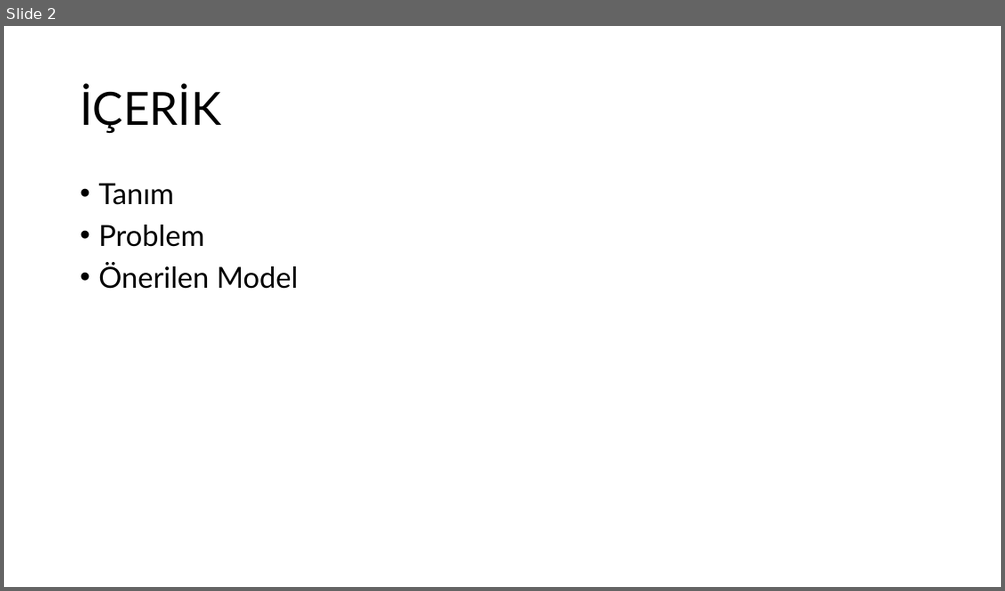
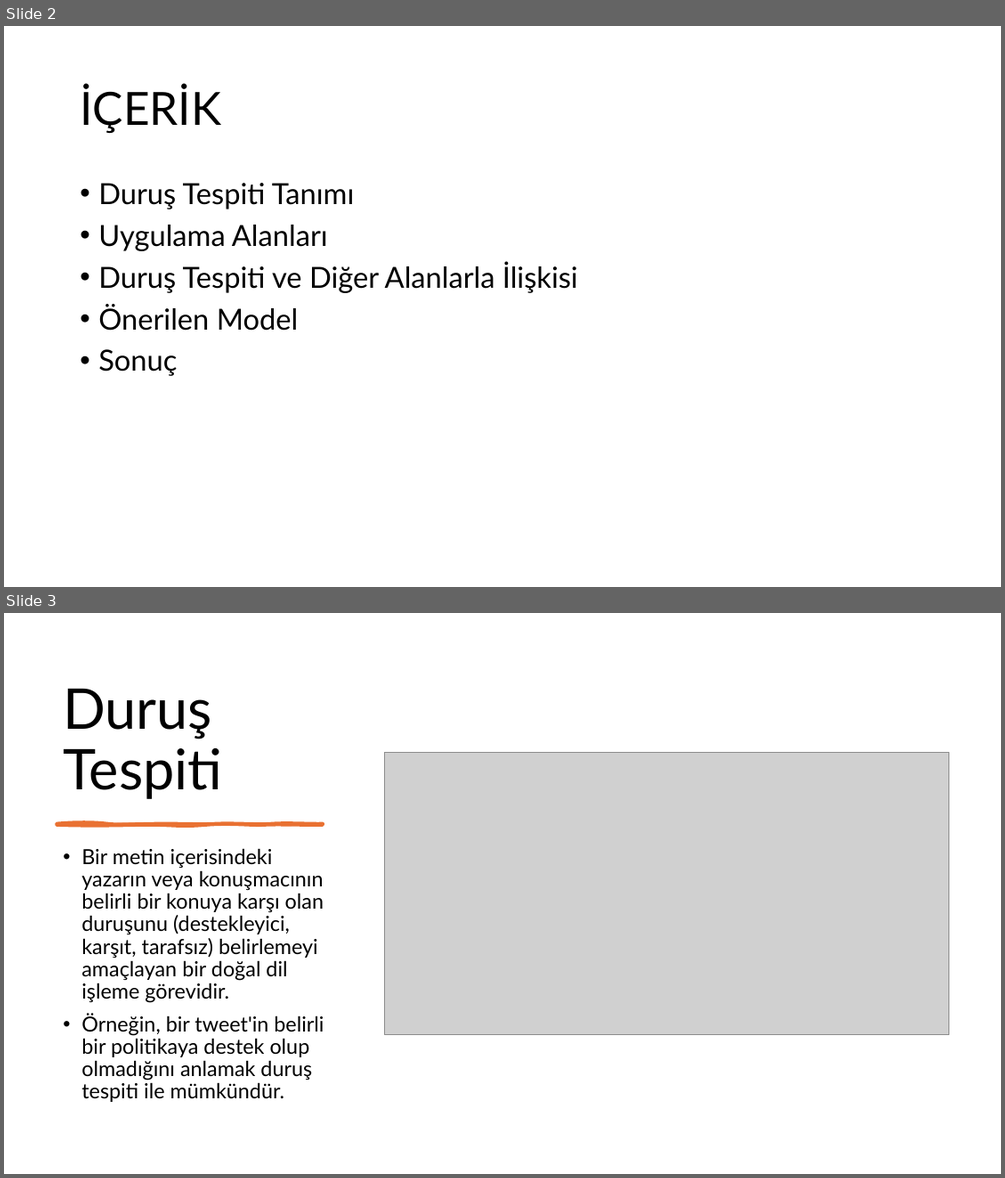
Before and after one commit to okanakvec/stance, a slide deck: ibrahim okan akvec seminer sunum.pptx. Shown one above the other, each under a label of ours: slide 2 before the commit, slides 2 and 3 after it. The pictures are 1005x591 and 1005x1178 pixels, drawn with LibreOffice and Linux fonts; fonts in the diff are those of the drawing; grey boxes stand for pictures. Boxes give left, top, right and bottom in pixels: in the first picture for what was removed or moved away, otherwise in the second. Text is boxed around its words. In the diff, an @@ line names an element or a change of style, - is before the commit and + after.

```diff
--- a/ibrahim okan akvec seminer sunum.pptx
+++ b/ibrahim okan akvec seminer sunum.pptx
@@ slide 3 added at <box>4,613,1001,1174</box>, background #FFFFFF @@
@@ title added at <box>63,689,222,799</box>, 54 pt, text #000000 @@
+Duruş Tespiti
@@ picture added at <box>385,752,949,1034</box> @@
@@ freeform shape added at <box>57,823,323,825</box>, fill #E97132, outline #E97132 3 pt @@
@@ text added at <box>81,848,324,1102</box>, 20 pt, text #000000 @@
+• Bir metin içerisindeki yazarın veya konuşmacının belirli bir konuya karşı olan duruşunu (destekleyici, karşıt, tarafsız) belirlemeyi amaçlayan bir doğal dil işleme görevidir.
+• Örneğin, bir tweet'in belirli bir politikaya destek olup olmadığını anlamak duruş tespiti ile mümkündür.
@@ slide 2 changed as well @@
@@ text at <box>98,183,578,293</box>: text changed @@
-• Tanım
-• Problem
+• Duruş Tespiti Tanımı
+• Uygulama Alanları
+• Duruş Tespiti ve Diğer Alanlarla İlişkisi
@@ text at <box>98,349,177,376</box>: paragraph added @@
+• Sonuç
```
Also in this commit, not shown: 2 other slides changed, 4 other slides added, 5 slides removed, 2 other files.
